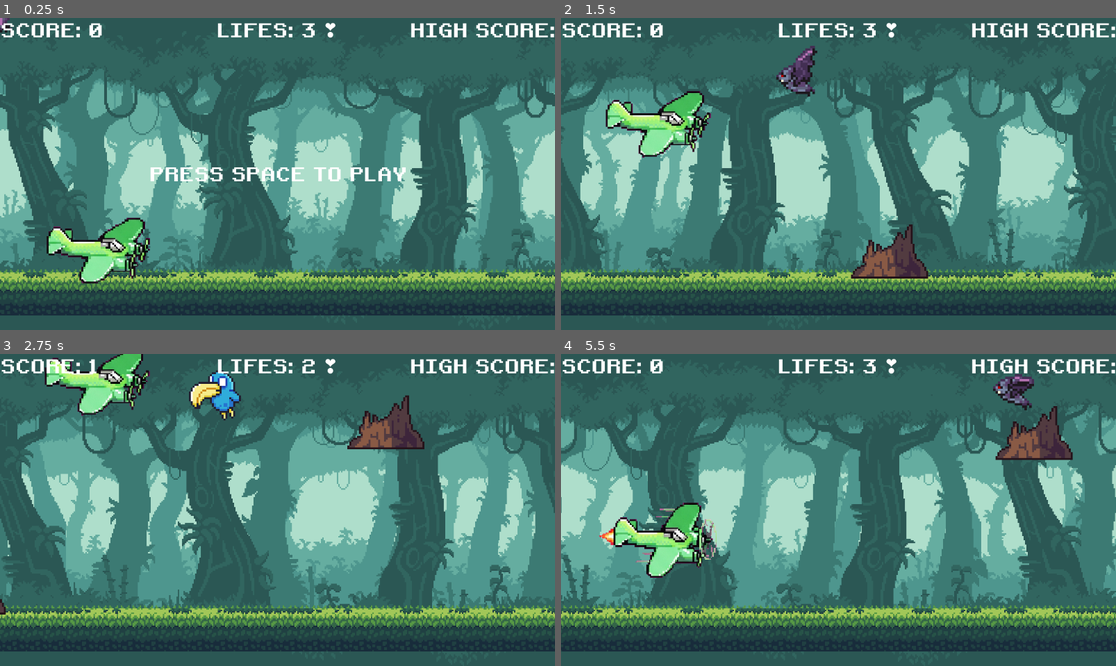
Above: before the commit, frames 1-4 (two rows, left to right).
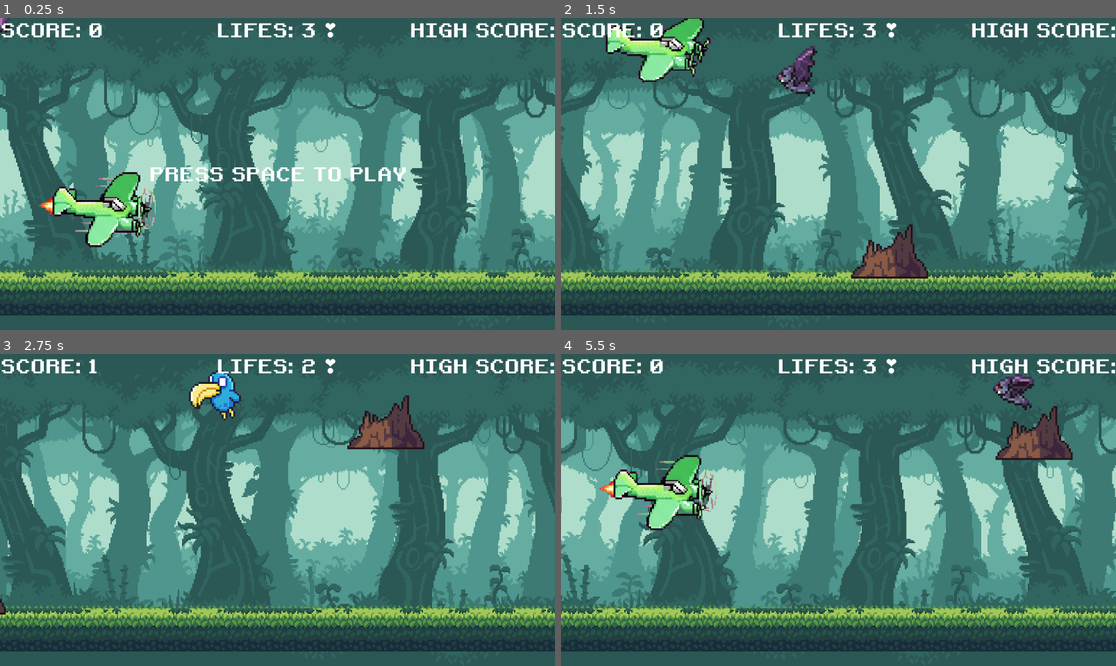
Above: after the commit, the same moments.

Repository: Humberto-Fonseca/Juego-avione-simulacion
Game: Godot game, scene res://dino-run-assets/assets/main.tscn
The game is run twice, just before and just after one commit, with the same random seed, the same clock (stepped at 60 frames per second) and the same inputs.
Inputs:
- Up to frame 1 (0.25 s): no input
- Up to frame 2 (1.5 s): tap Space at 0.5 s; hold Enter (ui_accept) 0.53-1.28 s; hold Right (ui_right) from 0.53 s (still down); tap Enter (ui_accept) at 1.35 s
- Up to frame 3 (2.75 s): tap Enter (ui_accept) at 1.52, 1.82 s; release Right (ui_right) at 2.03 s; hold Left (ui_left) from 2.03 s (still down); hold Enter (ui_accept) from 2.03 s (still down)
- Up to frame 4 (5.5 s): release Left (ui_left) at 2.78 s; release Enter (ui_accept) at 2.78 s; hold Right (ui_right) 2.78-4.25 s; tap Enter (ui_accept) at 2.85, 3.02, 3.32, 5.1, 5.27 s; hold Enter (ui_accept) 3.53-4.25 s; click "REINTENTAR" at 4.25 s; tap Space at 5 s; hold Left (ui_left) from 5.03 s (still down)

The runs differ from the first frame. In frame 1, 4.3% of the frame differs, in the area x 6-29%, y 49-86%; in frame 2, 4.3%; in frame 3, 2.1%; in frame 4, 4.6%, in the area x 6-29%, y 32-72%.

Commit message:
inmunidad y sonido de golpe

Diff:
--- a/dino-run-assets/assets/avion.gd
+++ b/dino-run-assets/assets/avion.gd
@@ -1,48 +1,52 @@
 extends CharacterBody2D
 
-const JUMP_INVERTED : int = 300
-const JUMP_SPEED: int = -300
+const JUMP_INVERTED : int = 400
+const JUMP_SPEED: int = -400
 
-# Variables para medir el doble click
-var tiempo_arriba : float = 1.0
+var tiempo_arriba : float   = 1.0
 var tiempo_abajo : float = 1.0
-const LIMITE_DOBLE_CLICK : float = 0.3 # Segundos máximos para considerarlo "doble click"
+const LIMITE_DOBLE_CLICK : float = 0.3
 
-# Variables para el estado Turbo
 var en_turbo : bool = false
 var temporizador_turbo : float = 0.0
-const DURACION_TURBO : float = 0.6 # Cuánto tiempo dura el efecto
-const BOOST_VELOCIDAD : float = 1.5 # Multiplicador: 1.5 = 50% más rápido
+const DURACION_TURBO : float = 0.6
+const BOOST_VELOCIDAD : float = 1.5
+
+# Candado visual para el impacto
+var en_choque : bool = false
 
 func _physics_process(delta):
-	# Si el juego no está corriendo, no procesamos entradas
+	# Si el juego está en Game Over, no hacemos nada
 	if not get_parent().game_running:
+		$AnimatedSprite2D.play("turbo")
 		return
 
-	# 1. Sumamos el tiempo transcurrido (delta) a nuestros cronómetros
+	# 1. Contadores de tiempo para el doble click
 	tiempo_arriba += delta
 	tiempo_abajo += delta
 
-	# 2. Controlar la duración del turbo
+	# 2. Control del tiempo del turbo
 	if en_turbo:
 		temporizador_turbo -= delta
 		if temporizador_turbo <= 0:
-			en_turbo = false # Se apaga el turbo cuando se acaba el tiempo
+			en_turbo = false
 
-	# 3. Detectar el instante de pulsación (Just Pressed) para el Doble Click
+	# 3. Detectar doble click para activar turbo
 	if Input.is_action_just_pressed("ui_accept"):
 		$JumpSound.play()
 		if tiempo_arriba <= LIMITE_DOBLE_CLICK:
-			activar_turbo()
-		tiempo_arriba = 0.0 # Reiniciamos el cronómetro
+			en_turbo = true
+			temporizador_turbo = DURACION_TURBO
+		tiempo_arriba = 0.0
 
 	elif Input.is_action_just_pressed("ui_down"):
 		$JumpSound.play()
 		if tiempo_abajo <= LIMITE_DOBLE_CLICK:
-			activar_turbo()
-		tiempo_abajo = 0.0 # Reiniciamos el cronómetro
+			en_turbo = true
+			temporizador_turbo = DURACION_TURBO
+		tiempo_abajo = 0.0
 
-	# 4. Movimiento continuo mientras se mantiene presionado
+	# 4. Movimiento físico (Sigue funcionando aunque estés chocado)
 	var multiplicador = BOOST_VELOCIDAD if en_turbo else 1.0
 
 	if Input.is_action_pressed("ui_accept"):
@@ -50,22 +54,28 @@
 	elif Input.is_action_pressed("ui_down"):
 		velocity.y = JUMP_INVERTED * multiplicador
 	else:
-		velocity.y = 0 # Frena verticalmente si no presionas nada
+		velocity.y = 0
 
-	# 5. Control de animaciones
-	if en_turbo:
-		$AnimatedSprite2D.play("turbo")
-	else:
-		$AnimatedSprite2D.play("volando")
+	# 5. CONTROL ESTRICTO DE ANIMACIONES
+	# (Limpiamos esto: ya no manipulamos las colisiones aquí)
+	if not en_choque:
+		if en_turbo:
+			$AnimatedSprite2D.play("turbo")
+		else:
+			$AnimatedSprite2D.play("volando")
 
-	# 6. Aplicar las físicas
 	move_and_slide()
 
-# Función auxiliar para encender el turbo
-func activar_turbo():
-	en_turbo = true
-	temporizador_turbo = DURACION_TURBO
 
-	# Opcional: Si quieres que el turbo también haga que el avión avance
-	# más rápido hacia adelante (eje X), descomenta la siguiente línea:
-	# get_parent().speed += 5.0
+# Función que llamas desde el main.gd cuando colisiona
+func recibir_dano():
+	if en_choque: return
+	en_choque = true
+	$AnimatedSprite2D.play("crash")
+	$AkuAkuSound.play()
+	# Apaga la Máscara de la Capa 2 (Obstáculos), pero la 1 (Suelo) sigue activa
+	set_collision_mask_value(2, false)
+	await get_tree().create_timer(2.0).timeout
+	en_choque = false
+	# Vuelve a encender la detección de obstáculos
+	set_collision_mask_value(2, true)
--- a/dino-run-assets/assets/avion.tscn
+++ b/dino-run-assets/assets/avion.tscn
@@ -3,6 +3,7 @@
 [ext_resource type="Script" uid="uid://cnnp7ia7xclpg" path="res://dino-run-assets/assets/avion.gd" id="1_d6mc3"]
 [ext_resource type="Texture2D" uid="uid://d2ypr1c4vti46" path="res://dino-run-assets/assets/img/obstacles/avion_gemini4.2.png" id="1_vnu0q"]
 [ext_resource type="AudioStream" uid="uid://c1hj0onkc415u" path="res://dino-run-assets/assets/sound/jump.wav" id="3_nyyl4"]
+[ext_resource type="AudioStream" uid="uid://cyb2djkhcjwyg" path="res://dino-run-assets/assets/sound/aku_aku_notification.mp3" id="4_nyyl4"]
 
 [sub_resource type="AtlasTexture" id="AtlasTexture_gkd5v"]
 atlas = ExtResource("1_vnu0q")
@@ -59,17 +60,26 @@
 "texture": SubResource("AtlasTexture_gkd5v")
 }, {
 "duration": 1.0,
+"texture": null
+}, {
+"duration": 1.0,
 "texture": SubResource("AtlasTexture_d6mc3")
 }, {
 "duration": 1.0,
+"texture": null
+}, {
+"duration": 1.0,
 "texture": SubResource("AtlasTexture_nyyl4")
+}, {
+"duration": 1.0,
+"texture": null
 }, {
 "duration": 1.0,
 "texture": SubResource("AtlasTexture_bt8sk")
 }],
 "loop": true,
 "name": &"crash",
-"speed": 5.0
+"speed": 10.0
 }, {
 "frames": [{
 "duration": 1.0,
@@ -116,7 +126,9 @@
 texture_filter = 1
 scale = Vector2(2, 2)
 sprite_frames = SubResource("SpriteFrames_vvfp2")
-animation = &"volando"
+animation = &"crash"
+frame = 2
+frame_progress = 0.4183635
 
 [node name="Col_fly" type="CollisionShape2D" parent="." unique_id=459146143]
 position = Vector2(-8, -4)
@@ -125,3 +137,6 @@
 [node name="JumpSound" type="AudioStreamPlayer" parent="." unique_id=1757747466]
 stream = ExtResource("3_nyyl4")
 volume_db = -25.0
+
+[node name="AkuAkuSound" type="AudioStreamPlayer2D" parent="." unique_id=634012856]
+stream = ExtResource("4_nyyl4")
--- a/dino-run-assets/assets/main.gd
+++ b/dino-run-assets/assets/main.gd
@@ -14,7 +14,7 @@
 #varibles del juego
 var x
 var y
-const avion_START_POS := Vector2i(200    ,485)
+const avion_START_POS := Vector2i(200,400)
 const CAM_START_POS:= Vector2i(576,324)
 const SCORE_MODIFIER : int = 10
 var score: int
@@ -165,7 +165,8 @@
 	if body.name == "avion":
 		vidas -= 1
 		score -= 1
-	if vidas == 0:
+		body.recibir_dano()
+	if vidas <= 0:
 		game_over()
 func game_over():
 	get_tree().paused = true
Not shown, added: dino-run-assets/assets/sound/aku_aku_notification.mp3.import
Not shown, added: dino-run-assets/assets/sound/aku_aku_notification.mp3
